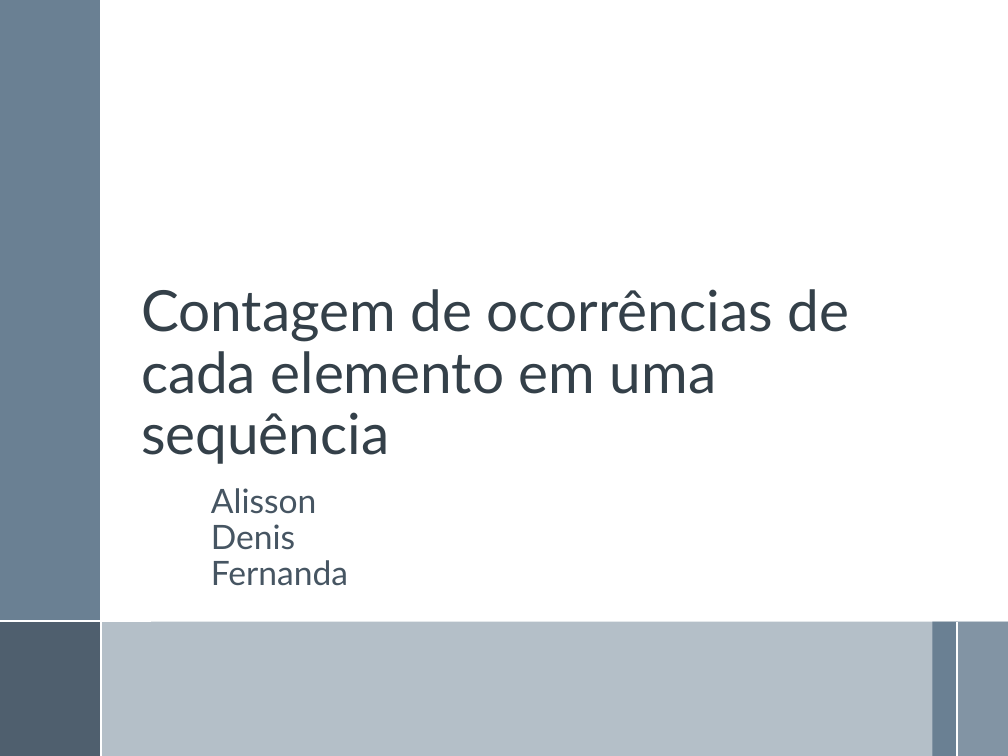
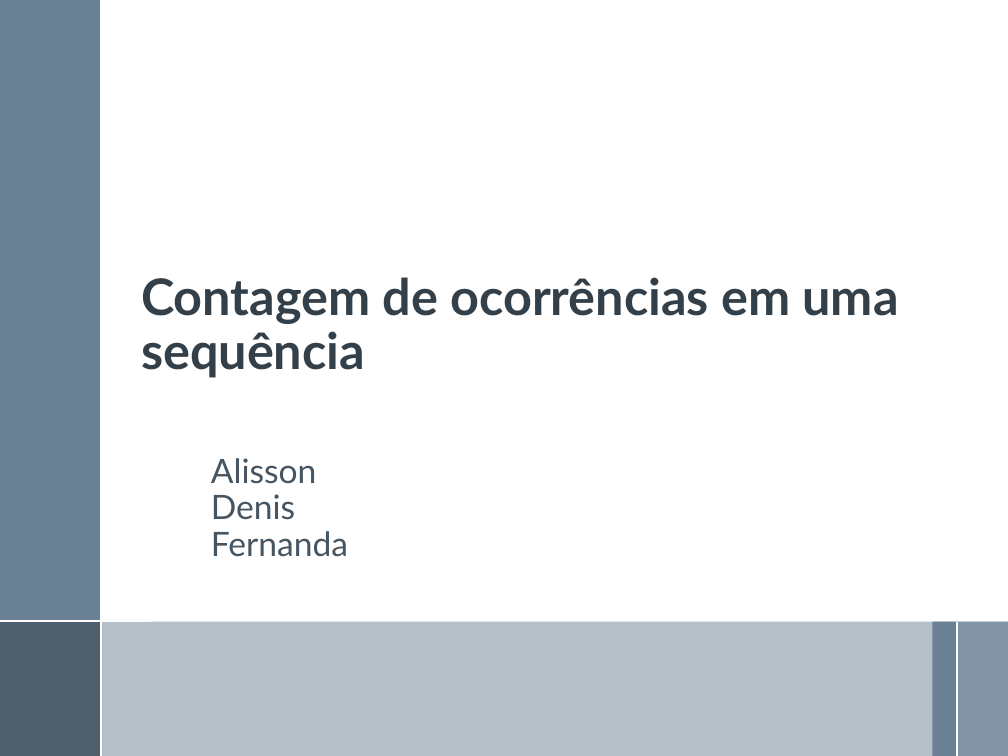
Before and after one commit to denisjose/divideandconquer, a slide deck: slide 1 of Apresentação.pptx. Drawn at 1008x756 pixels with LibreOffice and Linux fonts; fonts in the diff are those of the drawing. Boxes give left, top, right and bottom in pixels: in the first picture for what was removed or moved away, otherwise in the second. Text is boxed around its words. In the diff, an @@ line names an element or a change of style, - is before the commit and + after.

Commit message:
denis

```diff
--- a/Apresentação.pptx
+++ b/Apresentação.pptx
@@ title at <box>141,277,899,378</box>: text changed; size 40.5 to 36 pt; bold on @@
-Contagem de ocorrências de cada elemento em uma sequência
+Contagem de ocorrências em uma sequência
@@ subtitle "Alisson": place and size @@
-subtitle "Alisson" at <box>211,488,348,586</box>
+subtitle "Alisson" at <box>211,458,348,557</box>
```
Also in this commit, not shown: 4 other slides changed, 9 slides removed, 2 other files.
